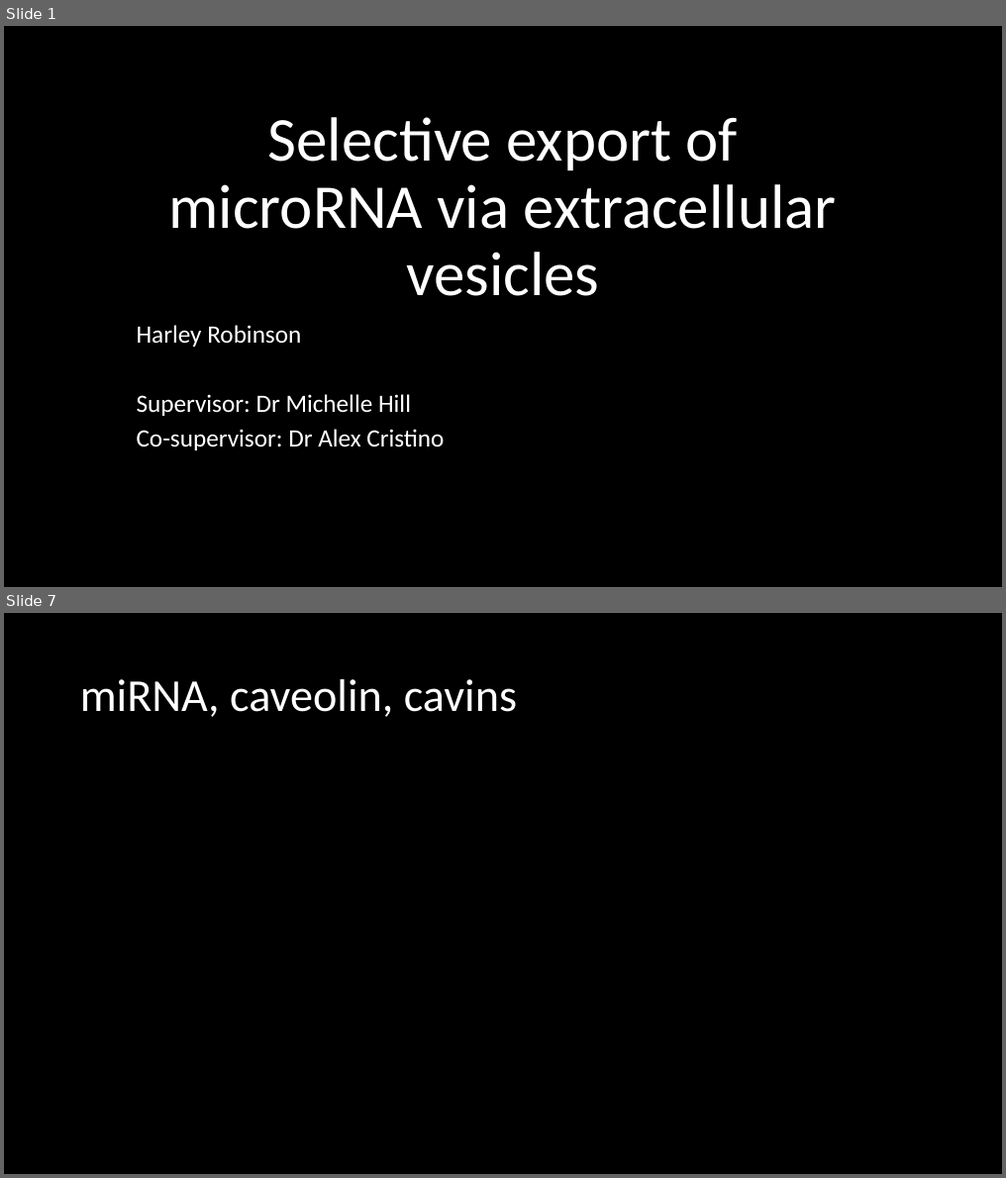
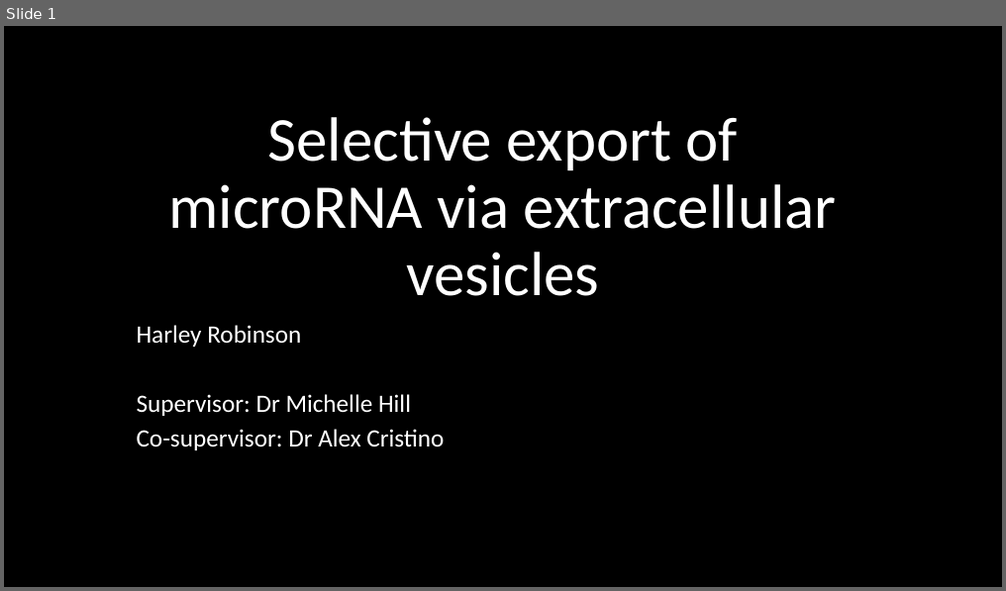
Before and after one commit to HarleyRobinson/Honours2, a slide deck: BackgroundInfo/Selective export of microRNA via extracellular vesicles.pptx. Shown one above the other, each under a label of ours: slides 1 and 7 before the commit, slide 1 after it; the slides between them are not shown. The pictures are 1006x1178 and 1006x591 pixels, drawn with LibreOffice and Linux fonts; fonts in the diff are those of the drawing; background and template pictures are left out. Boxes give left, top, right and bottom in pixels: in the first picture for what was removed or moved away, otherwise in the second. Text is boxed around its words. In the diff, an @@ line names an element or a change of style, - is before the commit and + after.

```diff
--- a/BackgroundInfo/Selective export of microRNA via extracellular vesicles.pptx
+++ b/BackgroundInfo/Selective export of microRNA via extracellular vesicles.pptx
@@ slide 7 removed at box(4, 613, 1002, 1174), background #000000 @@
@@ title removed at box(80, 679, 517, 717) @@
-miRNA, caveolin, cavins
```
Also in this commit, not shown: 7 slides changed, 6 slides added, 1 other slide removed, 7 other files.
